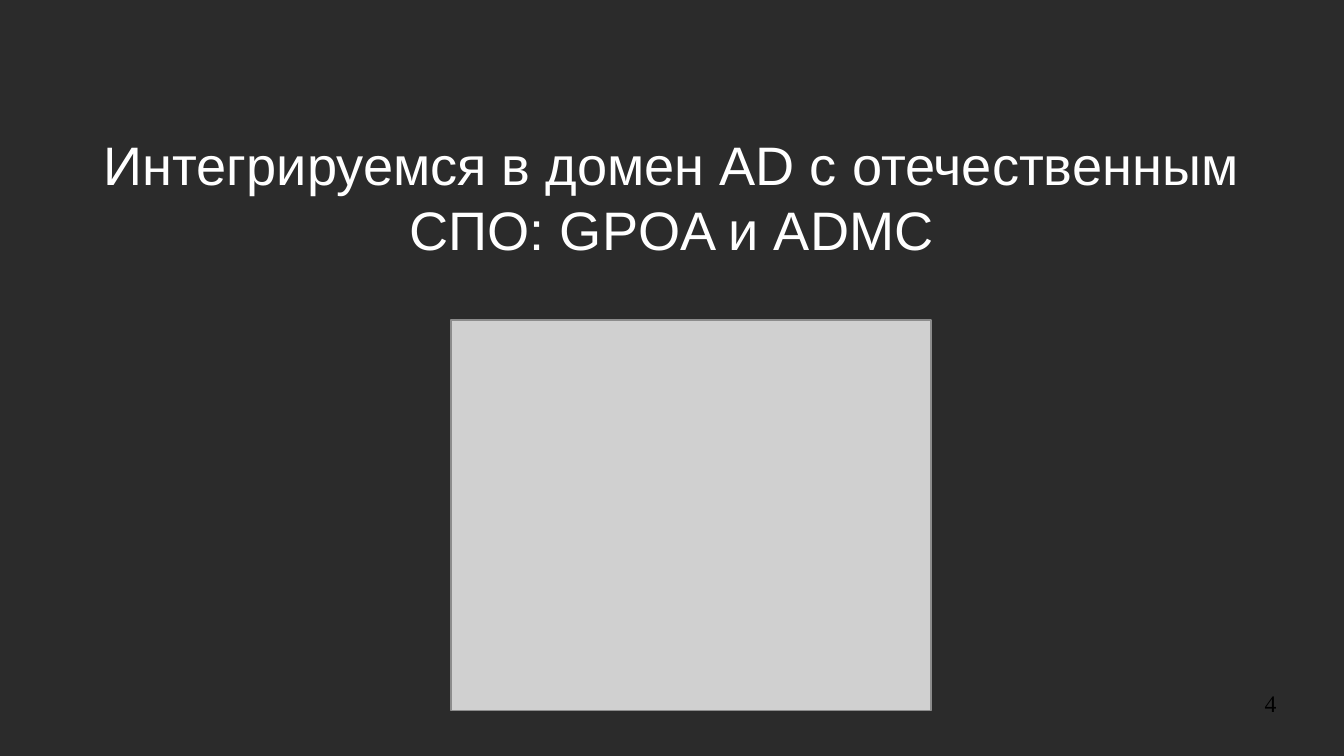
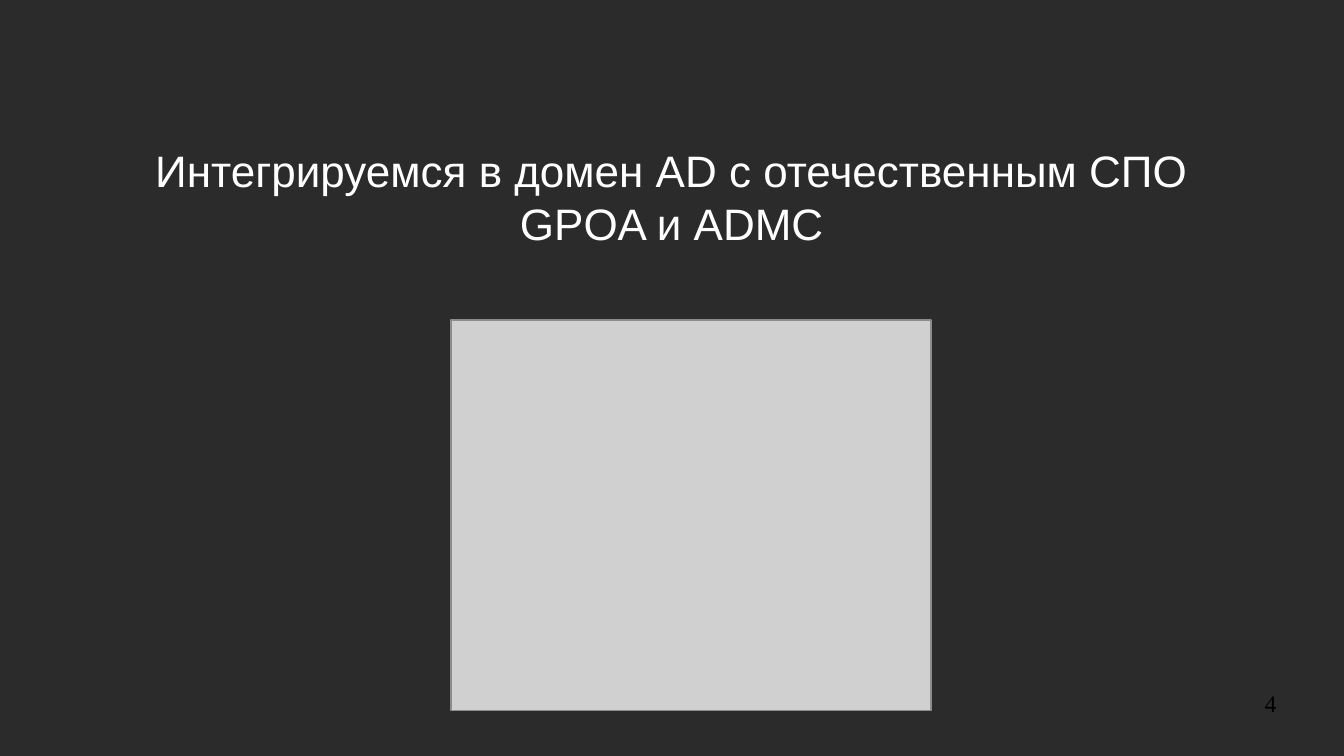
Before and after one commit to NIR-Ginko/presentations, a slide deck: slide 4 of 2020-11-05 Group Policies in ALT/abstract.odp. Drawn at 1344x756 pixels with LibreOffice and Linux fonts; fonts in the diff are those of the drawing; grey boxes stand for pictures; background and template pictures are left out; a plain dark background stands for a picture behind light text. Boxes give left, top, right and bottom in pixels: in the first picture for what was removed or moved away, otherwise in the second. Text is boxed around its words. In the diff, an @@ line names an element or a change of style, - is before the commit and + after.

Commit message:
Last version of presentation added

```diff
--- a/2020-11-05 Group Policies in ALT/abstract.odp
+++ b/2020-11-05 Group Policies in ALT/abstract.odp
@@ subtitle at <box>155,156,1187,241</box>: text changed; size 32 to 26 pt @@
-Интегрируемся в домен AD с отечественным СПО: GPOA и ADMC
+Интегрируемся в домен AD с отечественным СПО
+GPOA и ADMC
```
Also in this commit, not shown: 4 other slides changed, 1 other file.
